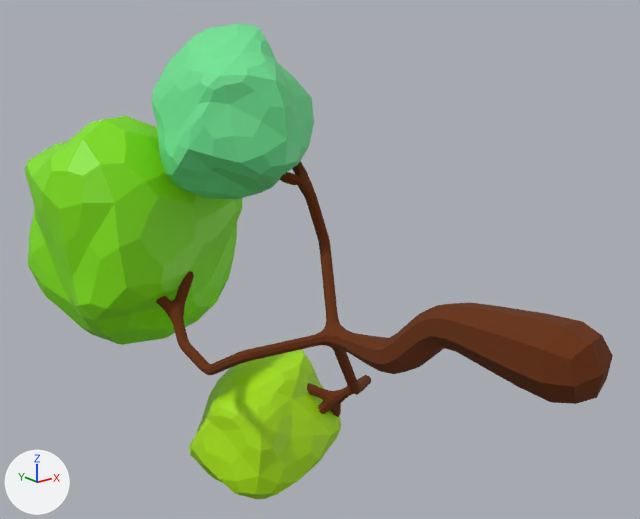
The FBX model Assets/Trees/TreesWithLeaves/Tree_02.fbx as it was, and as the next commit left it.
Rendered twice from a 50 mm lens placed at (-4.25, -2.98, 2.2), pointed at (0.02, 2.36, 0.07). Arrows for +X, +Y and +Z are at lower left; the lights stay in place. Where no turn or scale is listed for an object, it has been applied to the vertices.
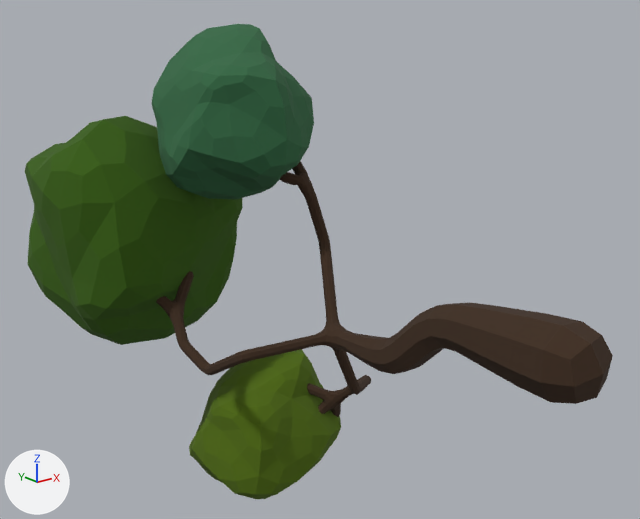
The edits, one by one:
Material 'Material.004' (mat_material_004) changes colour from green #abe700 to dark green #506c00; in linear values from (0.408, 0.802, 0.0) to (0.0793, 0.149, 0.0).
Material 'Material.001' (mat_material_001) changes colour from brown #682e00 to brown #3e2a1a; in linear values from (0.138, 0.0271, 0.0) to (0.0476, 0.023, 0.0103).
Material 'Material.003' (mat_material_003) changes colour from green #83e700 to dark green #355d00; in linear values from (0.228, 0.8, 0.0) to (0.0354, 0.11, 0.0).
In material 'Material.003' (mat_material_003), roughness goes from 0.5 to 1.0.
Material 'Material.002' (mat_material_002) changes colour from green #6ee794 to dark green #316842; in linear values from (0.156, 0.801, 0.295) to (0.0313, 0.138, 0.0552).

What differs and where, as boxes [x1, y1, x2, y2] in the pictures (640 x 519 px):
'Icosphere', recoloured, surface changed: [25, 24, 613, 499] in both
